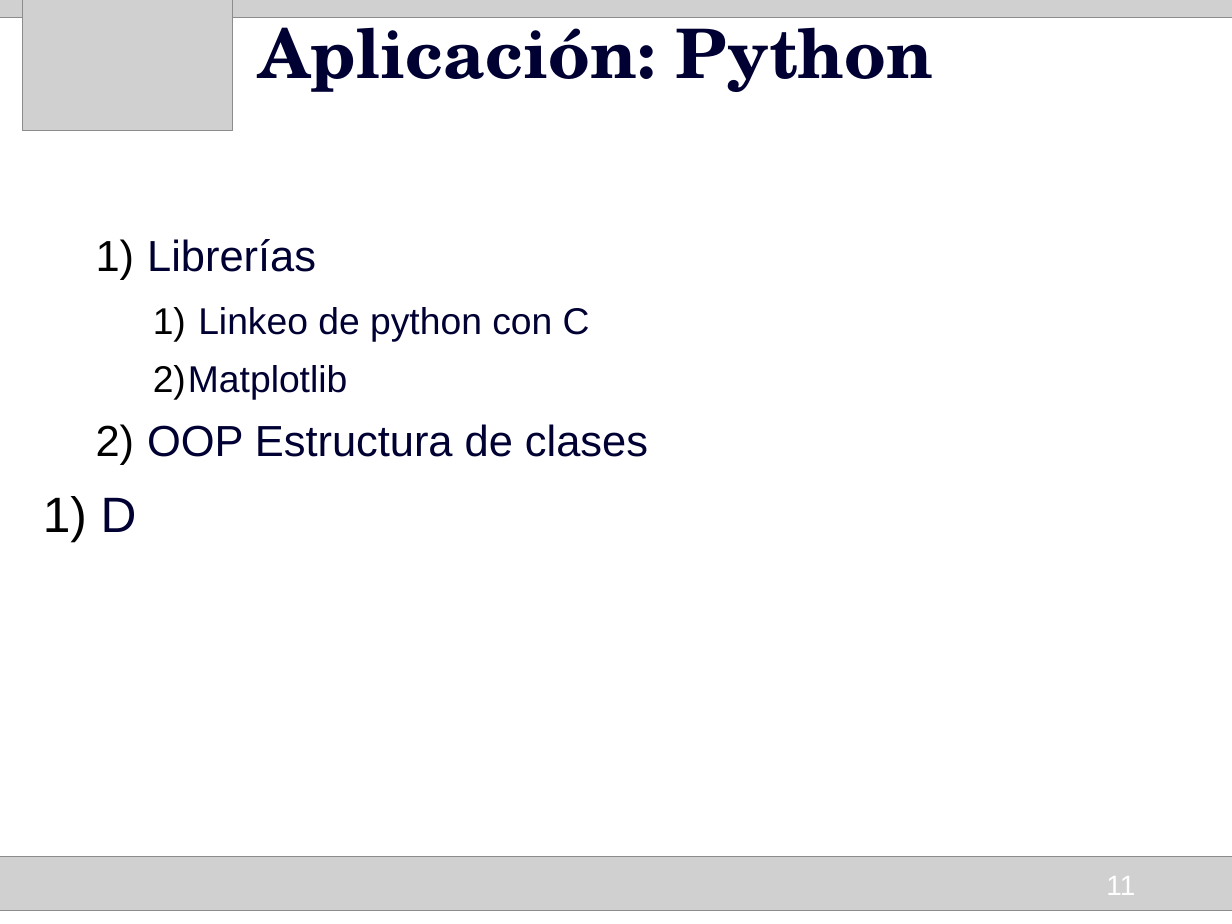
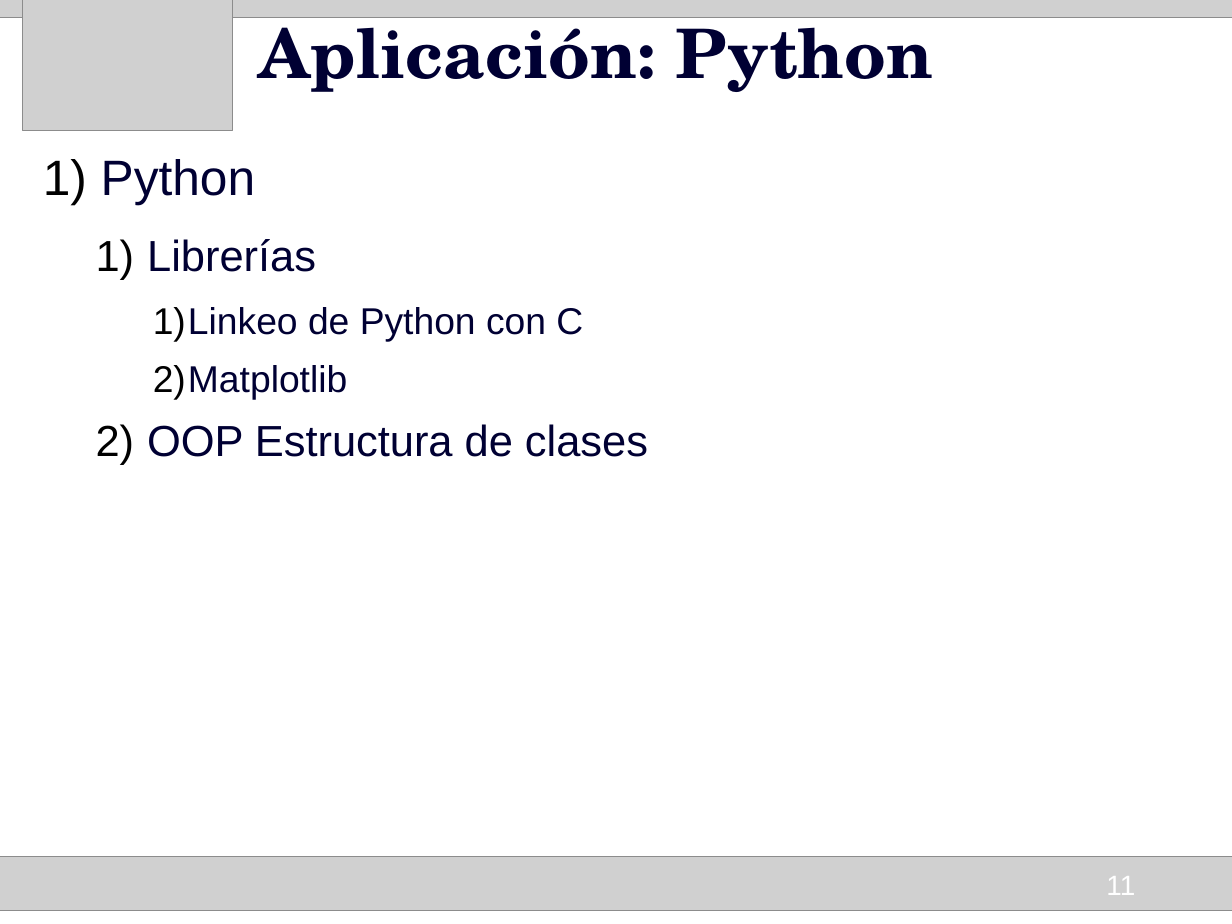
Before and after one commit to HumbertoCelleri/ljmd, a slide deck: slide 11 of presentacion/Presentacion.odp. Drawn at 1232x924 pixels with LibreOffice and Linux fonts; fonts in the diff are those of the drawing; grey boxes stand for pictures. Boxes give left, top, right and bottom in pixels: in the first picture for what was removed or moved away, otherwise in the second. Text is boxed around its words. In the diff, an @@ line names an element or a change of style, - is before the commit and + after.

```diff
--- a/presentacion/Presentacion.odp
+++ b/presentacion/Presentacion.odp
@@ text at (101,159,256,205): paragraph added @@
+1) Python
@@ text at (153,307,583,342): text changed @@
-    1) Linkeo de python con C
+    1) Linkeo de Python con C
@@ text at (101,497,137,532): paragraph removed @@
-1) D
```
Also in this commit, not shown: 7 other slides changed, 9 slides added.
